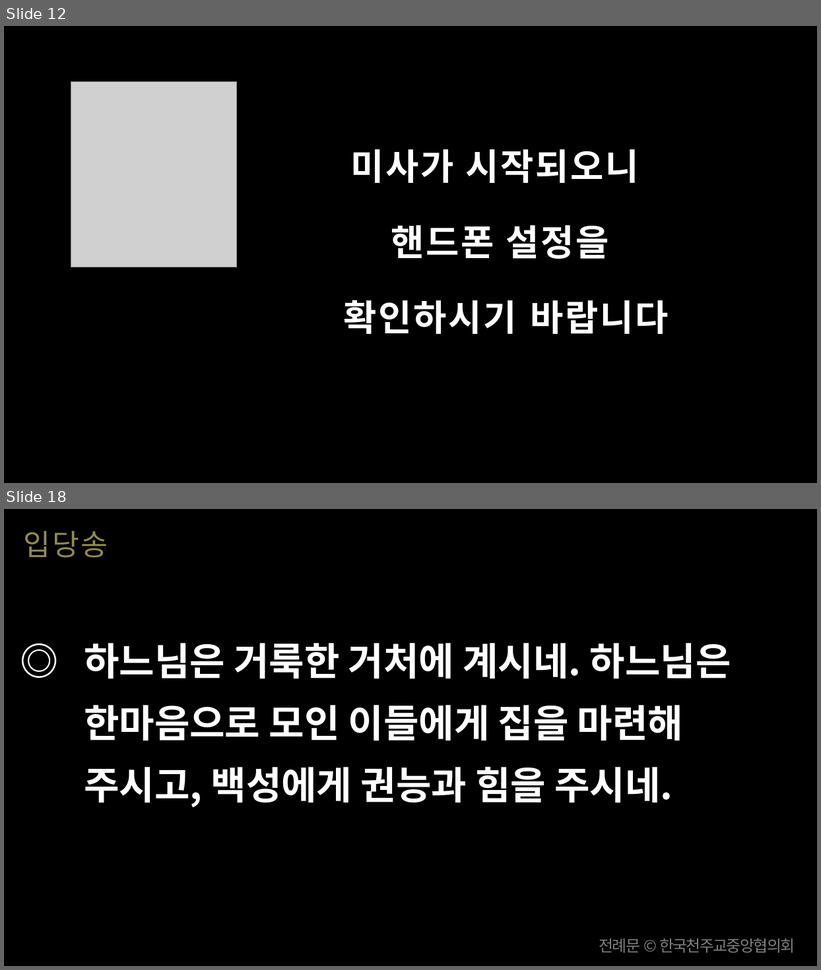
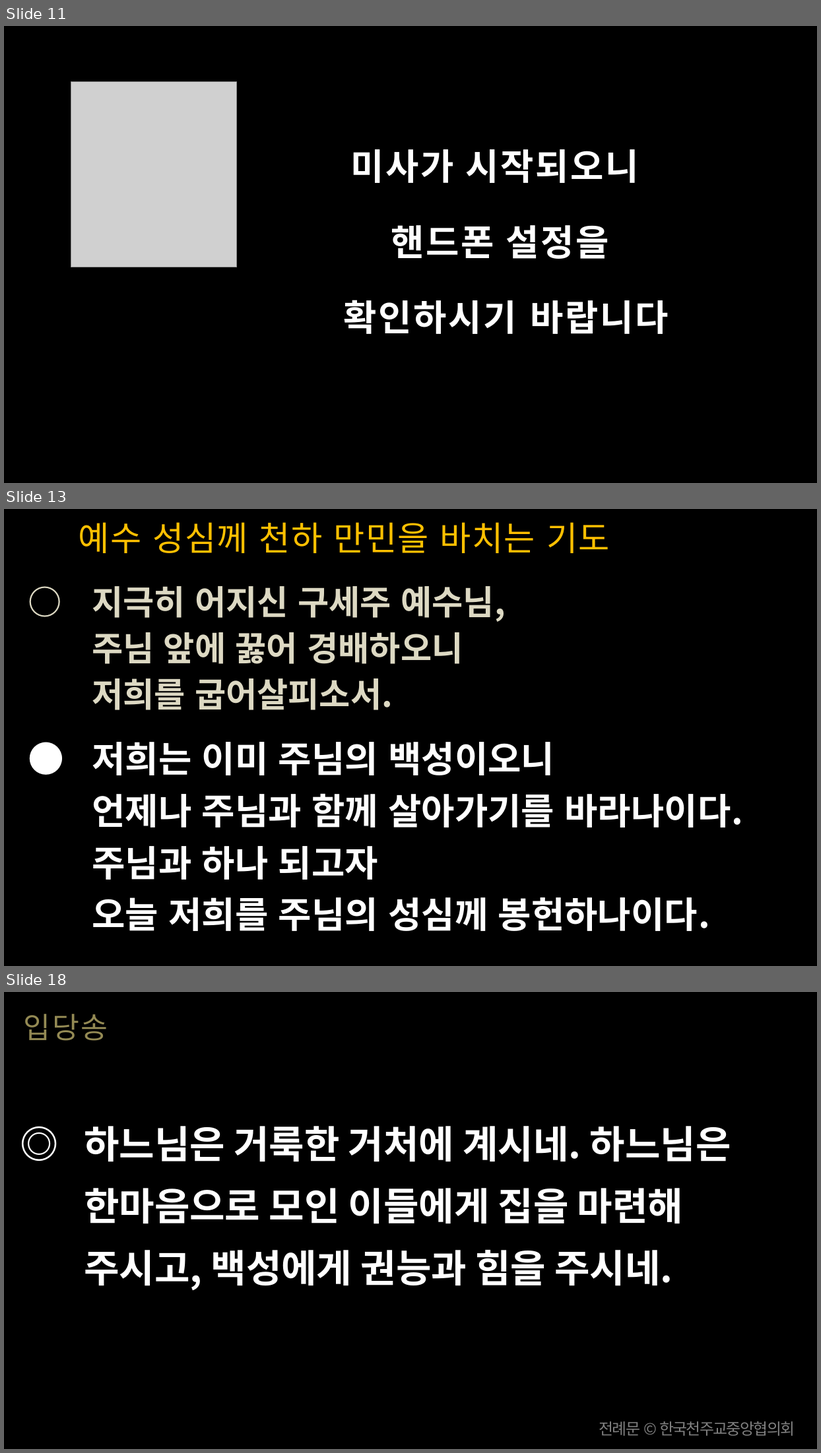
Before and after one commit to scottpark/missa_ppt, a slide deck: 20260726/20260726_연중 제17주일.pptx. Shown one above the other, each under a label of ours: slides 12 and 18 before the commit, slides 11, 13 and 18 after it; the slides between them are not shown. The pictures are 821x970 and 821x1453 pixels, drawn with LibreOffice and Linux fonts; fonts in the diff are those of the drawing; grey boxes stand for pictures. Boxes give left, top, right and bottom in pixels: in the first picture for what was removed or moved away, otherwise in the second. Text is boxed around its words. In the diff, an @@ line names an element or a change of style, - is before the commit and + after.

```diff
--- a/20260726/20260726_연중 제17주일.pptx
+++ b/20260726/20260726_연중 제17주일.pptx
@@ slide 13 added at bbox=[4, 509, 817, 966], background #000000 @@
@@ text added at bbox=[79, 522, 610, 553], 30 pt, text #FFC000 @@
+예수 성심께 천하 만민을 바치는 기도
@@ text added at bbox=[92, 586, 744, 931], 32 pt, text #FFFFFF, bold @@
+○ 지극히 어지신 구세주 예수님,
+주님 앞에 꿇어 경배하오니
+저희를 굽어살피소서.
+● 저희는 이미 주님의 백성이오니
+언제나 주님과 함께 살아가기를 바라나이다.
+주님과 하나 되고자
+오늘 저희를 주님의 성심께 봉헌하나이다.
@@ what was slide 12 is now slide 11 @@
```
Also in this commit, not shown: 11 slides changed, 19 other slides added, 35 slides removed, 9 other files.
